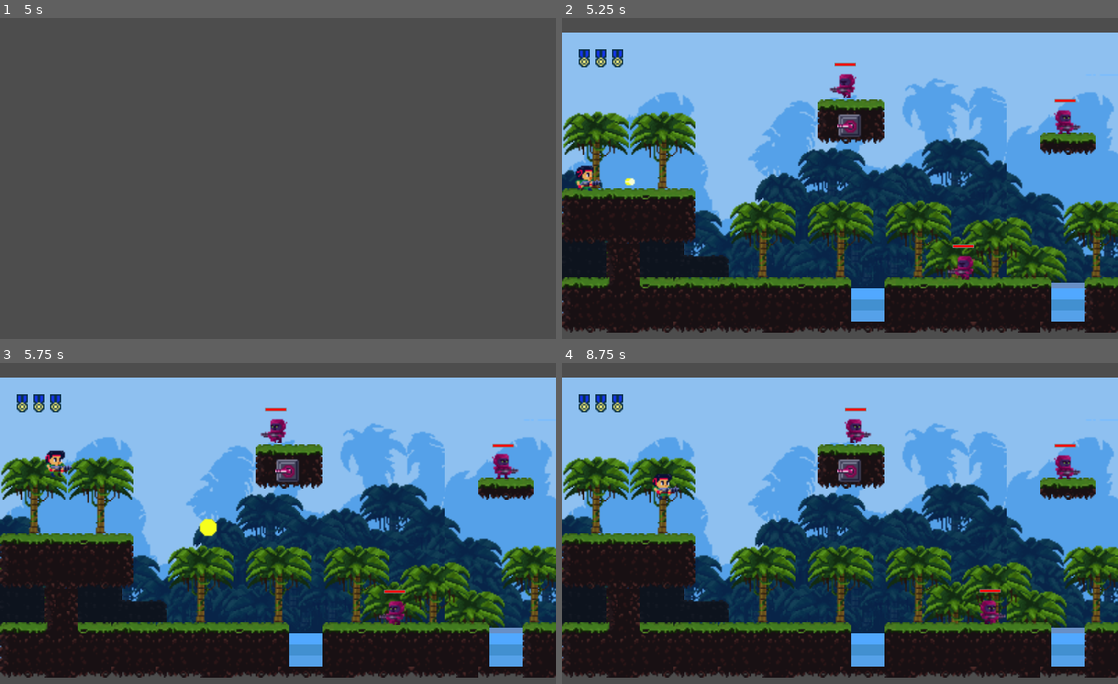
Above: before the commit, frames 1-4 (two rows, left to right).
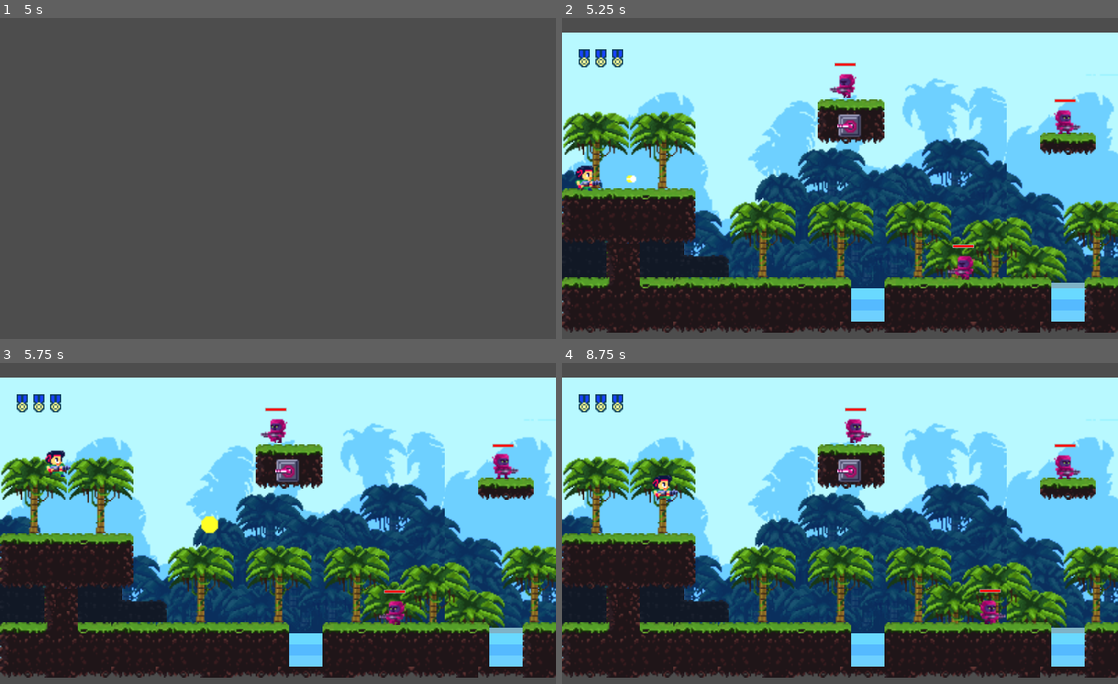
Above: after the commit, the same moments.

Repository: YugeCse/first-blood
Game: Godot game, scene res://scenes/tscns/splash_scene.tscn
The game is run twice, just before and just after one commit, with the same random seed, the same clock (stepped at 60 frames per second) and the same inputs.
Inputs:
- Up to frame 1 (5 s): tap Enter at 0.5, 2, 3.5 s; hold Right (ui_right) 0.53-2.03 s; tap K (ui_shoot) at 0.6, 1.55, 2.1, 2.85, 4.35 s; tap J (ui_jump) at 0.77, 0.8, 1.07, 1.35, 1.52, 1.82, 2.3, 3.02, 3.32, 3.6, 3.77, 4.07, 4.52, 4.82 s; tap Space at 1.25, 2.75, 4.25 s; hold Left (ui_left) 2.03-2.78 s; hold Right (ui_right) 2.78-4.28 s; hold Left (ui_left) from 4.28 s (still down)
- Up to frame 2 (5.25 s): release Left (ui_left) at 5.03 s; hold Right (ui_right) from 5.03 s (still down); tap K (ui_shoot) at 5.1 s
- Up to frame 3 (5.75 s): keep holding Right (ui_right); tap J (ui_jump) at 5.3 s
- Up to frame 4 (8.75 s): release Right (ui_right) at 5.78 s; hold Left (ui_left) 5.78-7.28 s; tap J (ui_jump) at 5.85, 6.02, 6.32, 6.77, 6.8, 7.07, 7.52, 7.82, 8.1 s; tap K (ui_shoot) at 6.05, 6.6, 7.35 s; hold Right (ui_right) from 7.28 s (still down)

Frame 1 is identical in both runs. In frame 2, 53% of the frame differs, in the area x 0-100%, y 4-95%; in frame 3, 53%; in frame 4, 53%.

Commit message:
#完善7个方向的射击操作

Diff:
--- a/scenes/tscns/main_scene.tscn
+++ b/scenes/tscns/main_scene.tscn
@@ -2589,3 +2589,7 @@
 z_index = 2
 position = Vector2(10, 100)
 platform_floor_layers = 4294967294
+
+[node name="DirectionalLight2D" type="DirectionalLight2D" parent="."]
+position = Vector2(-97, -189)
+color = Color(0.29402778, 0.29402778, 0.29402775, 1)
--- a/sprites/scripts/player.gd
+++ b/sprites/scripts/player.gd
@@ -79,14 +79,18 @@
 	#endregion
 	#region 处理用户输入
 	var is_moving = false #是否正在移动
-	move_dir = Input.get_vector(&'ui_left', &'ui_right', &'ui_up', &'ui_down')
+	move_dir = Input.get_vector(\
+		&'ui_left', &'ui_right', &'ui_up', &'ui_down')
 	if move_dir != Vector2.ZERO:
-		move_dir = move_dir.normalized()
 		if move_dir.x != 0:
 			facing = sign(move_dir.x)
-	is_moving = move_dir.x != 0 #被按下时表示正在移动
+	#玩家面向的角度
+	var facing_degress = \
+		roundi(wrapf(rad_to_deg(move_dir.angle()), 0, 360))
+	is_moving = move_dir.x != 0.0 #被按下时表示正在移动
 	#处理跳跃逻辑
-	if Input.is_action_just_pressed(&'ui_jump'):
+	if facing_degress in [0, 180] and\
+		Input.is_action_just_pressed(&'ui_jump'):
 		if is_on_floor(): #如果在地面上，可以执行跳跃
 			if jump_counter == 0:
 				jump_counter = 1 #标记已经跳过一次了
@@ -98,24 +102,31 @@
 			velocity.y = -jump_secondary_height
 			jump_counter = -1 #标记此时不能再跳了
 	#region 处理子弹发射的相关逻辑
-	var is_shoot: bool = false
-	if Input.is_action_just_pressed(&'ui_shoot'):
-		is_shoot = true
-		shoot() #发射子弹
-	#玩家面向的角度
-	var facing_degress = \
-		wrapf(rad_to_deg(move_dir.angle()), 0, 360)
-	print('玩家朝向角度：', facing_degress)
+	var is_shoot = facing_degress != 90 and\
+		Input.is_action_just_pressed(&'ui_shoot')
 	if is_jumping: #如果正在跳跃
 		sprite.play(&'jump') #播放跳的动画
-	elif not is_shoot: #如果没有射击
-		if not is_moving:
+	if not is_shoot: #如果没有射击
+		if facing_degress in [225, 315]:
+				sprite.play(&'aim_up')
+		elif facing_degress in [45, 135]:
+			sprite.play(&'aim_down')
+		elif facing_degress == 270:
+			sprite.play(&'stand_aim_up')
+		elif not is_moving:
 			sprite.play(&'idle')
 		else: sprite.play(&'run')
-	else:
-		if is_moving:
+	else: #如果射击了
+		if facing_degress in [225, 315]:
+			sprite.play(&'aim_up')
+		elif facing_degress in [45, 135]:
+			sprite.play(&'aim_down')
+		elif facing_degress == 270:
+			sprite.play(&'stand_aim_up')
+		elif is_moving:
 			sprite.play(&'run_shoot')
 		else: sprite.play(&'stand_shoot')
+	if is_shoot: shoot() #发射子弹
 	#endregion
 	velocity.x = move_dir.x * speed
 	sprite.flip_h = false if facing == 1 else true
@@ -137,18 +148,22 @@
 
 ## 发射子弹
 func shoot():
-	var degress = 0.0 if facing == 1 else 180.0
-	var angle_radians = deg_to_rad(degress)
-	# 使用 cos/sin 得到方向向量
-	var dir = Vector2(cos(angle_radians),\
-		sin(angle_radians)).normalized()
+	var target_dir = \
+		move_dir if(move_dir != Vector2.ZERO and\
+			move_dir != Vector2.DOWN) else Vector2(float(facing), 0)
+	var facing_degress = \
+		roundi(wrapf(rad_to_deg(target_dir.angle()), 0, 360))
 	var bullet = bullet_resource.instantiate() as PlayerBullet
-	var offset = Vector2.ZERO
-	if degress == 0.0:
-		offset = Vector2(15.0, 5.0)
-	elif degress == 180.0:
-		offset = Vector2(-15.0, 5.0)
-	bullet.direction = dir
+	var dir = Vector2.from_angle(\
+		deg_to_rad(facing_degress))
+	var offset = dir * 16.0
+	if facing_degress in [0, 180]:
+		offset.y += 3.0
+	elif facing_degress == 315:
+		offset.x += 5.0
+	elif facing_degress in [45, 135]:
+		offset += dir * 8.0
+	bullet.direction = target_dir
 	bullet.global_position = global_position + offset
 	get_tree().current_scene.add_child_to_camera(bullet)
 
--- a/sprites/tscns/player.tscn
+++ b/sprites/tscns/player.tscn
@@ -1,12 +1,95 @@
-[gd_scene load_steps=53 format=3 uid="uid://bu0oiv8b0bb31"]
+[gd_scene load_steps=77 format=3 uid="uid://bu0oiv8b0bb31"]
 
 [ext_resource type="Script" uid="uid://7v86wpn4d6vs" path="res://sprites/scripts/player.gd" id="1_ti7od"]
+[ext_resource type="Texture2D" uid="uid://6bkp8rehtemf" path="res://assets/player/john_run_shoot_up_diag.png" id="2_3t2vp"]
+[ext_resource type="Texture2D" uid="uid://dlopj5ja6bl8n" path="res://assets/player/john_run_NG_diag_aimdowndiag.png" id="2_68n6p"]
 [ext_resource type="Texture2D" uid="uid://dselj4x3fck4w" path="res://assets/player/john_idle.png" id="2_rkemy"]
 [ext_resource type="Texture2D" uid="uid://djxbg33vusjdr" path="res://assets/player/john_idle_ng.png" id="3_lm2uk"]
 [ext_resource type="Texture2D" uid="uid://da8qks7ackycw" path="res://assets/player/john_jump.png" id="4_7xmjr"]
 [ext_resource type="Texture2D" uid="uid://bu8ksr6y24yp2" path="res://assets/player/john_run.png" id="5_l7xvl"]
 [ext_resource type="Texture2D" uid="uid://bne3h1h2cstgp" path="res://assets/player/john_run_shoot.png" id="6_k38cv"]
 [ext_resource type="Texture2D" uid="uid://bukrkfblmh2uf" path="res://assets/player/john_stand_shooting.png" id="6_m7bdr"]
+[ext_resource type="Texture2D" uid="uid://c8umjgl6c0sfl" path="res://assets/player/john_stand_looking_up.png" id="9_j081e"]
+
+[sub_resource type="AtlasTexture" id="AtlasTexture_c3svy"]
+atlas = ExtResource("2_68n6p")
+region = Rect2(0, 0, 26, 22)
+
+[sub_resource type="AtlasTexture" id="AtlasTexture_05oet"]
+atlas = ExtResource("2_68n6p")
+region = Rect2(26, 0, 26, 22)
+
+[sub_resource type="AtlasTexture" id="AtlasTexture_cyibp"]
+atlas = ExtResource("2_68n6p")
+region = Rect2(52, 0, 26, 22)
+
+[sub_resource type="AtlasTexture" id="AtlasTexture_0in5h"]
+atlas = ExtResource("2_68n6p")
+region = Rect2(78, 0, 26, 22)
+
+[sub_resource type="AtlasTexture" id="AtlasTexture_jiv4r"]
+atlas = ExtResource("2_68n6p")
+region = Rect2(104, 0, 26, 22)
+
+[sub_resource type="AtlasTexture" id="AtlasTexture_48lfj"]
+atlas = ExtResource("2_68n6p")
+region = Rect2(130, 0, 26, 22)
+
+[sub_resource type="AtlasTexture" id="AtlasTexture_1c6y0"]
+atlas = ExtResource("2_68n6p")
+region = Rect2(156, 0, 26, 22)
+
+[sub_resource type="AtlasTexture" id="AtlasTexture_2bf3y"]
+atlas = ExtResource("2_68n6p")
+region = Rect2(182, 0, 26, 22)
+
+[sub_resource type="AtlasTexture" id="AtlasTexture_brp0w"]
+atlas = ExtResource("2_68n6p")
+region = Rect2(208, 0, 26, 22)
+
+[sub_resource type="AtlasTexture" id="AtlasTexture_mf3a8"]
+atlas = ExtResource("2_68n6p")
+region = Rect2(234, 0, 26, 22)
+
+[sub_resource type="AtlasTexture" id="AtlasTexture_l42k5"]
+atlas = ExtResource("2_3t2vp")
+region = Rect2(0, 0, 26, 22)
+
+[sub_resource type="AtlasTexture" id="AtlasTexture_3nhul"]
+atlas = ExtResource("2_3t2vp")
+region = Rect2(26, 0, 26, 22)
+
+[sub_resource type="AtlasTexture" id="AtlasTexture_lhbt8"]
+atlas = ExtResource("2_3t2vp")
+region = Rect2(52, 0, 26, 22)
+
+[sub_resource type="AtlasTexture" id="AtlasTexture_v2q32"]
+atlas = ExtResource("2_3t2vp")
+region = Rect2(78, 0, 26, 22)
+
+[sub_resource type="AtlasTexture" id="AtlasTexture_wol7a"]
+atlas = ExtResource("2_3t2vp")
+region = Rect2(104, 0, 26, 22)
+
+[sub_resource type="AtlasTexture" id="AtlasTexture_rweyq"]
+atlas = ExtResource("2_3t2vp")
+region = Rect2(130, 0, 26, 22)
+
+[sub_resource type="AtlasTexture" id="AtlasTexture_nbc31"]
+atlas = ExtResource("2_3t2vp")
+region = Rect2(156, 0, 26, 22)
+
+[sub_resource type="AtlasTexture" id="AtlasTexture_t2s6q"]
+atlas = ExtResource("2_3t2vp")
+region = Rect2(182, 0, 26, 22)
+
+[sub_resource type="AtlasTexture" id="AtlasTexture_yyq18"]
+atlas = ExtResource("2_3t2vp")
+region = Rect2(208, 0, 26, 22)
+
+[sub_resource type="AtlasTexture" id="AtlasTexture_gnggg"]
+atlas = ExtResource("2_3t2vp")
+region = Rect2(234, 0, 26, 22)
 
 [sub_resource type="AtlasTexture" id="AtlasTexture_lm2uk"]
 atlas = ExtResource("2_rkemy")
@@ -164,6 +247,10 @@
 atlas = ExtResource("6_k38cv")
 region = Rect2(234, 0, 26, 22)
 
+[sub_resource type="AtlasTexture" id="AtlasTexture_a7vt6"]
+atlas = ExtResource("9_j081e")
+region = Rect2(0, 0, 26, 22)
+
 [sub_resource type="AtlasTexture" id="AtlasTexture_bjnvb"]
 atlas = ExtResource("6_m7bdr")
 region = Rect2(0, 0, 26, 22)
@@ -176,6 +263,76 @@
 animations = [{
 "frames": [{
 "duration": 1.0,
+"texture": SubResource("AtlasTexture_c3svy")
+}, {
+"duration": 1.0,
+"texture": SubResource("AtlasTexture_05oet")
+}, {
+"duration": 1.0,
+"texture": SubResource("AtlasTexture_cyibp")
+}, {
+"duration": 1.0,
+"texture": SubResource("AtlasTexture_0in5h")
+}, {
+"duration": 1.0,
+"texture": SubResource("AtlasTexture_jiv4r")
+}, {
+"duration": 1.0,
+"texture": SubResource("AtlasTexture_48lfj")
+}, {
+"duration": 1.0,
+"texture": SubResource("AtlasTexture_1c6y0")
+}, {
+"duration": 1.0,
+"texture": SubResource("AtlasTexture_2bf3y")
+}, {
+"duration": 1.0,
+"texture": SubResource("AtlasTexture_brp0w")
+}, {
+"duration": 1.0,
+"texture": SubResource("AtlasTexture_mf3a8")
+}],
+"loop": true,
+"name": &"aim_down",
+"speed": 5.0
+}, {
+"frames": [{
+"duration": 1.0,
+"texture": SubResource("AtlasTexture_l42k5")
+}, {
+"duration": 1.0,
+"texture": SubResource("AtlasTexture_3nhul")
+}, {
+"duration": 1.0,
+"texture": SubResource("AtlasTexture_lhbt8")
+}, {
+"duration": 1.0,
+"texture": SubResource("AtlasTexture_v2q32")
+}, {
+"duration": 1.0,
+"texture": SubResource("AtlasTexture_wol7a")
+}, {
+"duration": 1.0,
+"texture": SubResource("AtlasTexture_rweyq")
+}, {
+"duration": 1.0,
+"texture": SubResource("AtlasTexture_nbc31")
+}, {
+"duration": 1.0,
+"texture": SubResource("AtlasTexture_t2s6q")
+}, {
+"duration": 1.0,
+"texture": SubResource("AtlasTexture_yyq18")
+}, {
+"duration": 1.0,
+"texture": SubResource("AtlasTexture_gnggg")
+}],
+"loop": true,
+"name": &"aim_up",
+"speed": 5.0
+}, {
+"frames": [{
+"duration": 1.0,
 "texture": SubResource("AtlasTexture_lm2uk")
 }, {
 "duration": 1.0,
@@ -314,6 +471,14 @@
 }],
 "loop": true,
 "name": &"run_shoot",
+"speed": 5.0
+}, {
+"frames": [{
+"duration": 1.0,
+"texture": SubResource("AtlasTexture_a7vt6")
+}],
+"loop": true,
+"name": &"stand_aim_up",
 "speed": 5.0
 }, {
 "frames": [{
@@ -344,9 +509,8 @@
 
 [node name="AnimatedSprite" type="AnimatedSprite2D" parent="."]
 sprite_frames = SubResource("SpriteFrames_iofu1")
-animation = &"stand_shoot"
+animation = &"stand_aim_up"
 autoplay = "idle"
-frame_progress = 0.8971632
 
 [node name="CollisionShape" type="CollisionShape2D" parent="."]
 position = Vector2(-1, 2)
